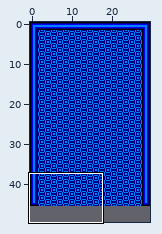
Tiled map -- assets/level-01-background.tmx. The first picture is a wide view before the edit; the outline marks the close-up.
Close-up. Old version:
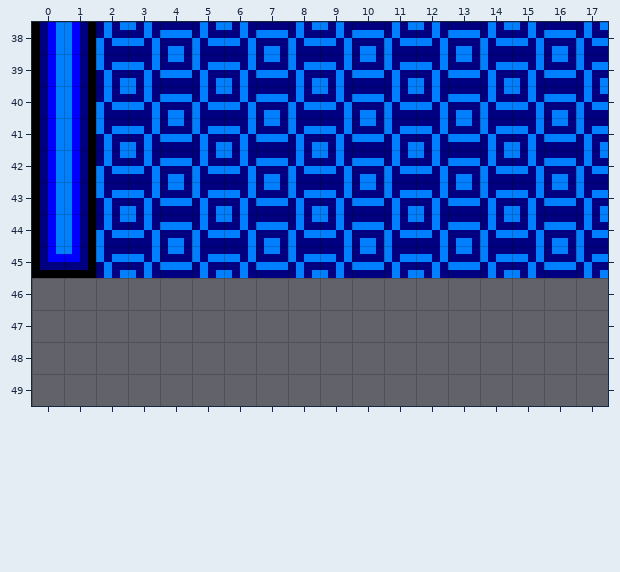
Cells are 4x4 px. Shown: x 0..17, y 38..49. The commit also changed other parts of the map, which this record leaves out. The old version is drawn lined up with the new one.
The same view after the edit:
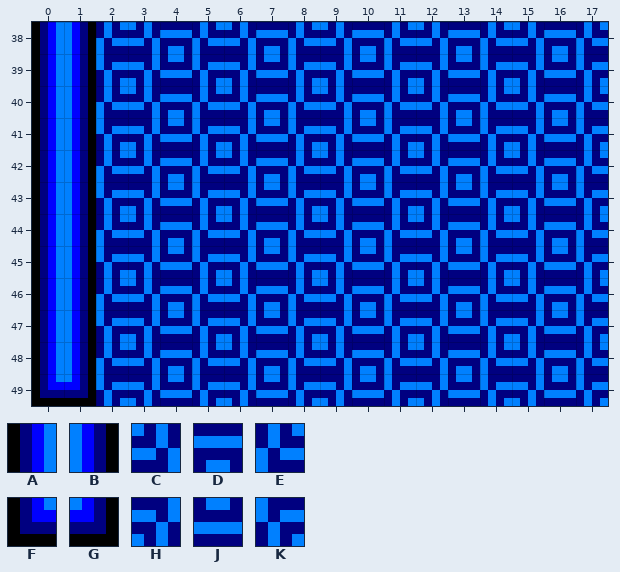
Key: from "tileset": A 45, B 46, C 49, D 50, E 51, F 65, G 66, H 69, J 70, K 71.
_ is an empty cell.
Diff:
{"change": "map size 30x46 -> 30x50 cells"}
{"where": "layer \"Tile Layer 1\""}
{"y":45,"x":0,"old":"FG","new":"AB"}
{"y":46,"x":0,"old":"__________________","new":"ABECDECDECDECDECDE"}
{"y":47,"x":0,"old":"__________________","new":"ABKHJKHJKHJKHJKHJK"}
{"y":48,"x":0,"old":"__________________","new":"ABECDECDECDECDECDE"}
{"y":49,"x":0,"old":"__________________","new":"FGKHJKHJKHJKHJKHJK"}
